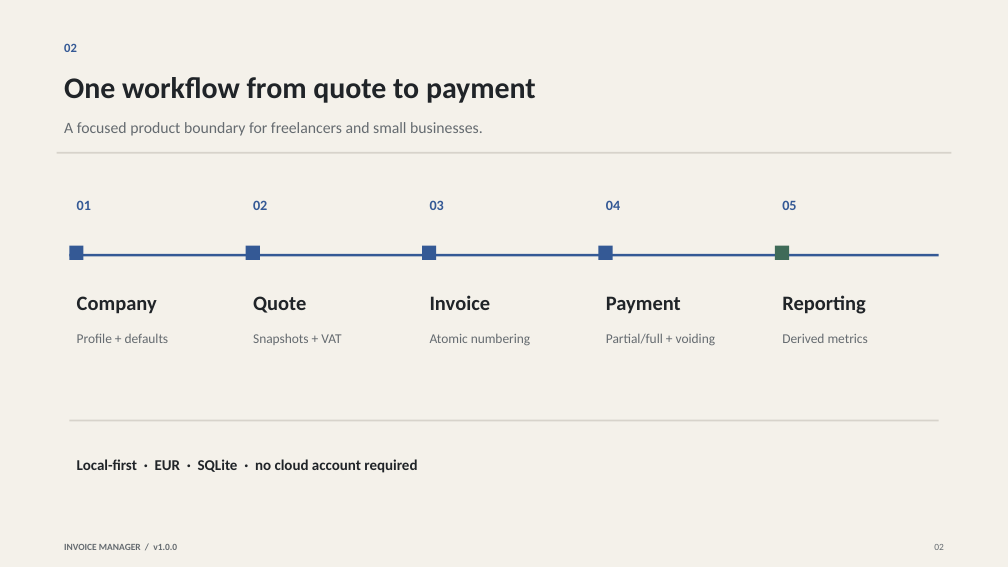
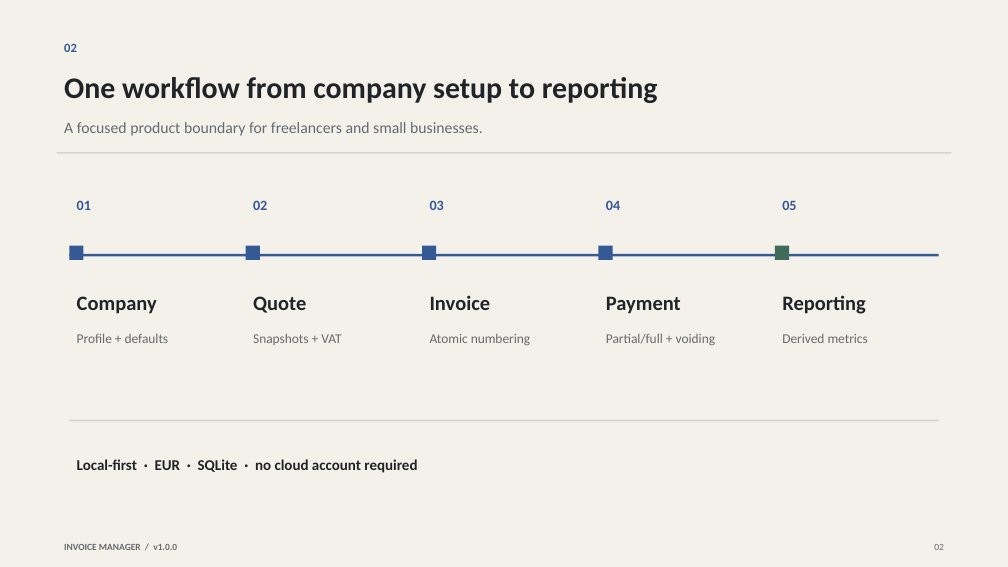
Before and after one commit to Staniek-Tech-NL/invoice-manager, a slide deck: slide 2 of docs/presentation/invoice-manager-engineering-case-study.pptx. Drawn at 1008x567 pixels with LibreOffice and Linux fonts; fonts in the diff are those of the drawing. Boxes give left, top, right and bottom in pixels: in the first picture for what was removed or moved away, otherwise in the second. Text is boxed around its words. In the diff, an @@ line names an element or a change of style, - is before the commit and + after.

```diff
--- a/docs/presentation/invoice-manager-engineering-case-study.pptx
+++ b/docs/presentation/invoice-manager-engineering-case-study.pptx
@@ text at [64, 77, 658, 103]: text changed @@
-One workflow from quote to payment
+One workflow from company setup to reporting
```
Also in this commit, not shown: 4 other slides changed.
